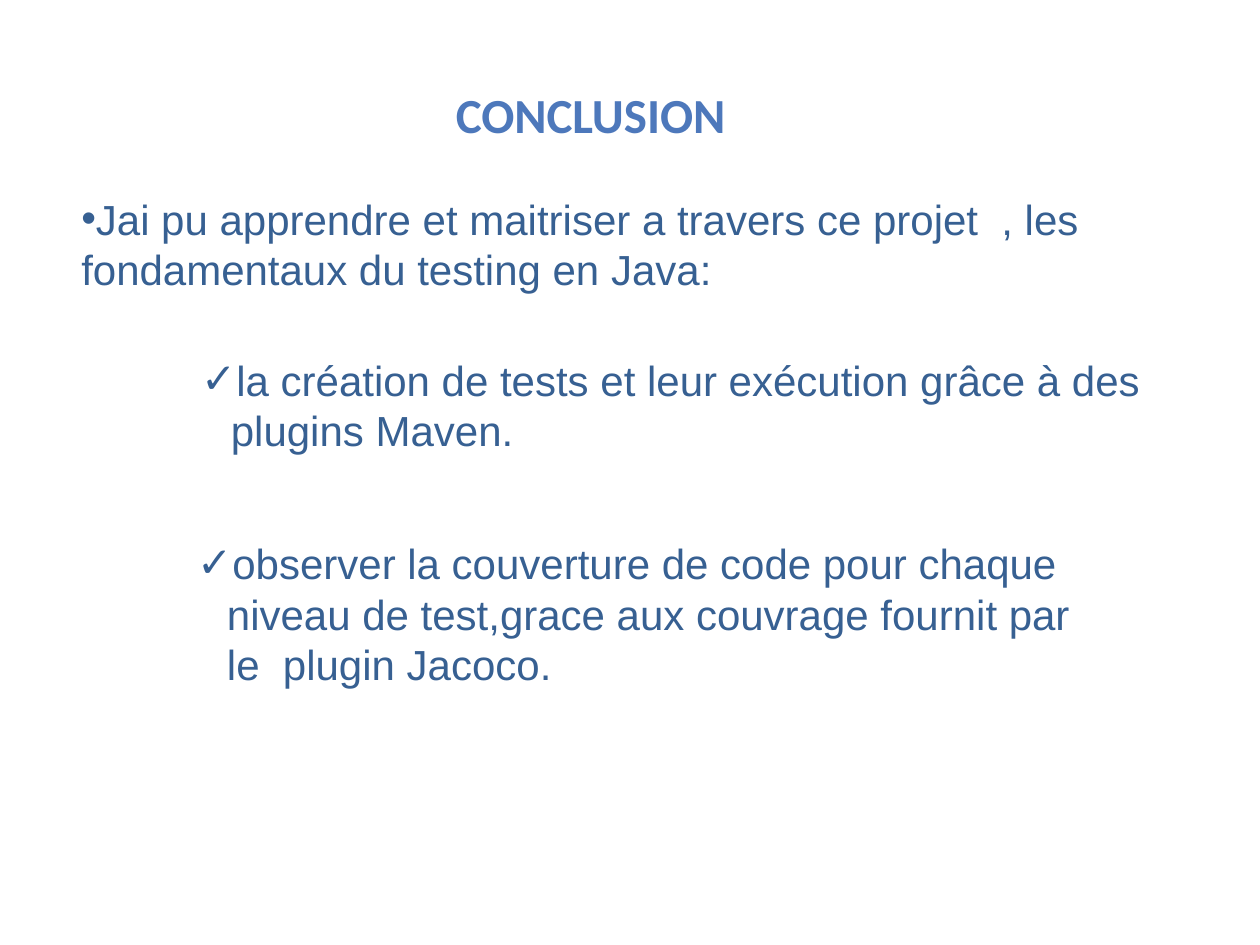
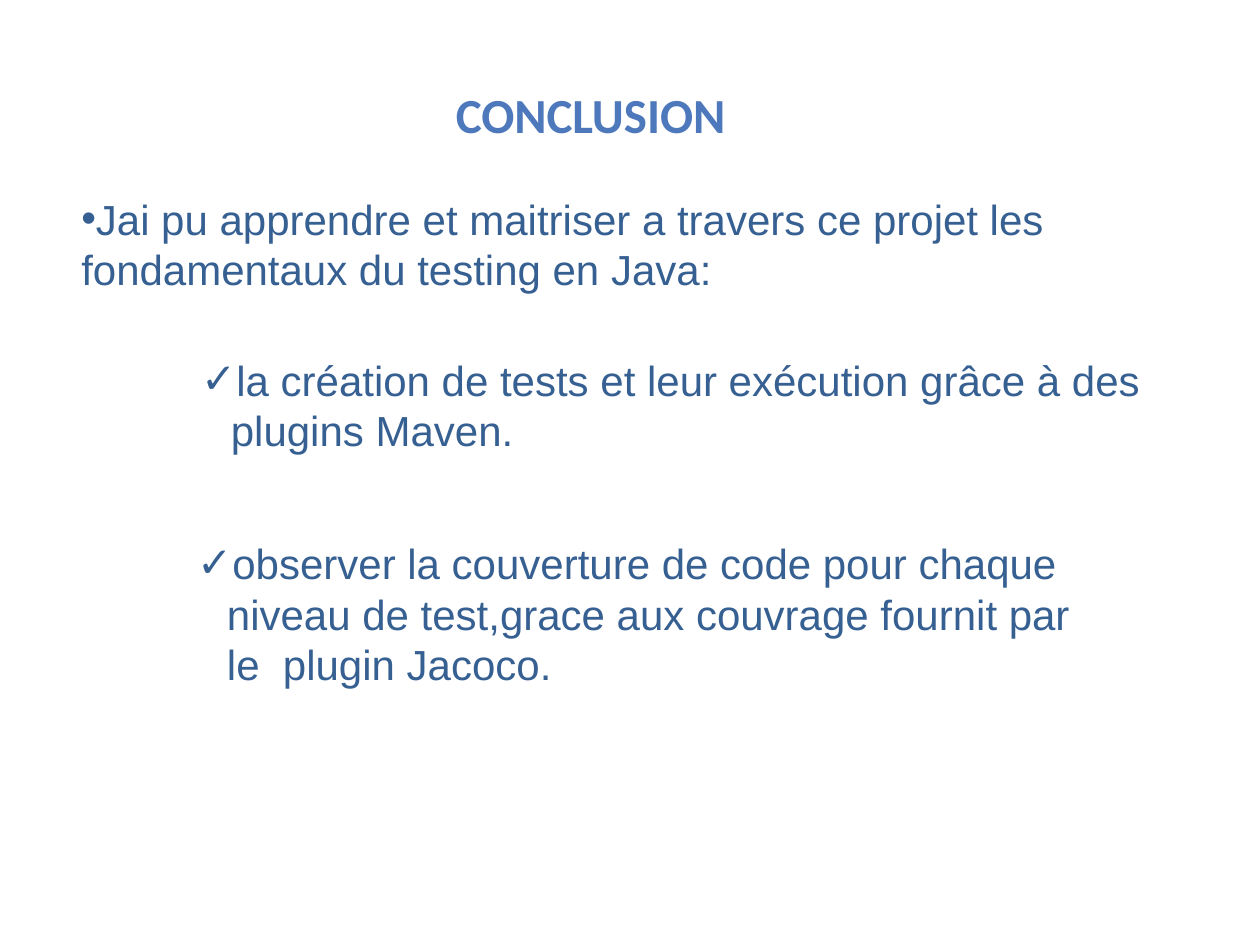
Before and after one commit to KalouiSanaa/P5, a slide deck: slide 10 of p5_kaloui-sanaa-presentation.pptx. Drawn at 1260x945 pixels with LibreOffice and Linux fonts; fonts in the diff are those of the drawing; background and template pictures are left out. Boxes give left, top, right and bottom in pixels: in the first picture for what was removed or moved away, otherwise in the second. Text is boxed around its words. In the diff, an @@ line names an element or a change of style, - is before the commit and + after.

```diff
--- a/p5_kaloui-sanaa-presentation.pptx
+++ b/p5_kaloui-sanaa-presentation.pptx
@@ text at <box>81,204,1044,294</box>: text changed @@
-• Jai pu apprendre et maitriser a travers ce projet , les fondamentaux du testing en Java:
+• Jai pu apprendre et maitriser a travers ce projet les fondamentaux du testing en Java:
```
Also in this commit, not shown: 8 other slides changed, 30 other files.
